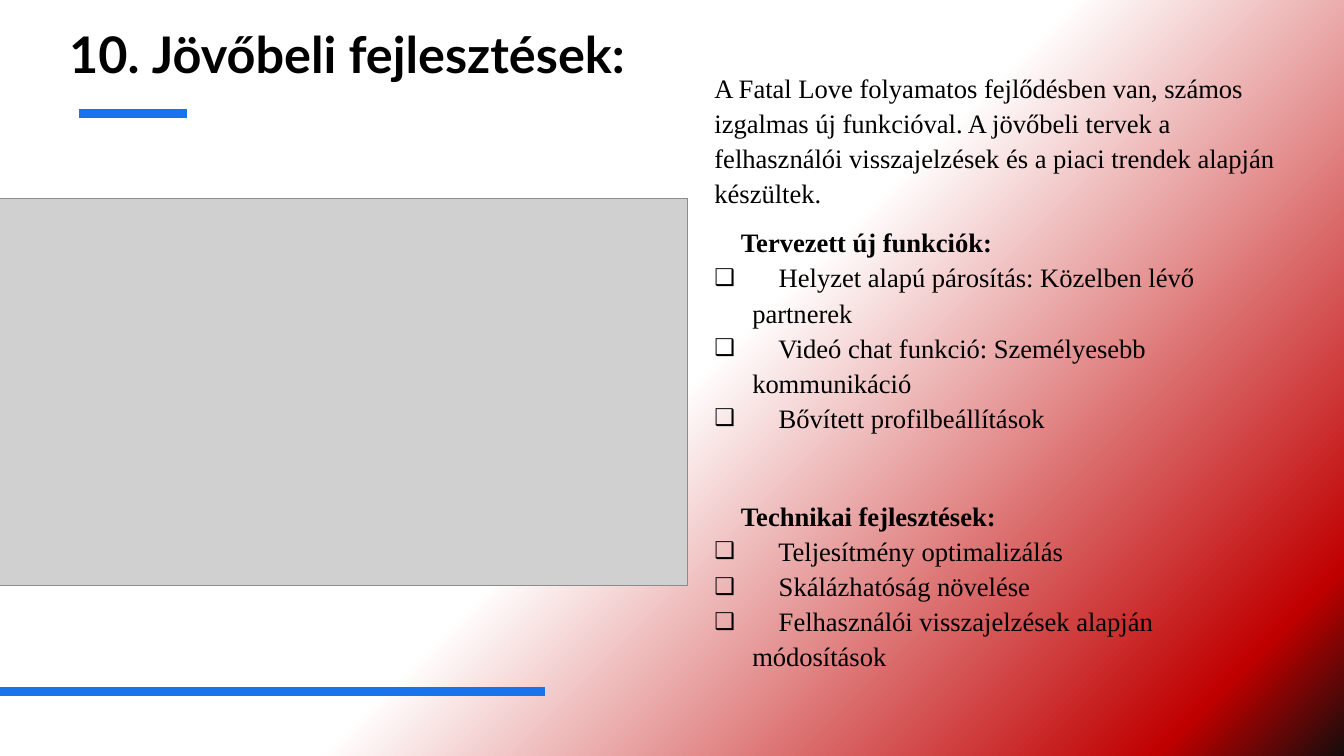
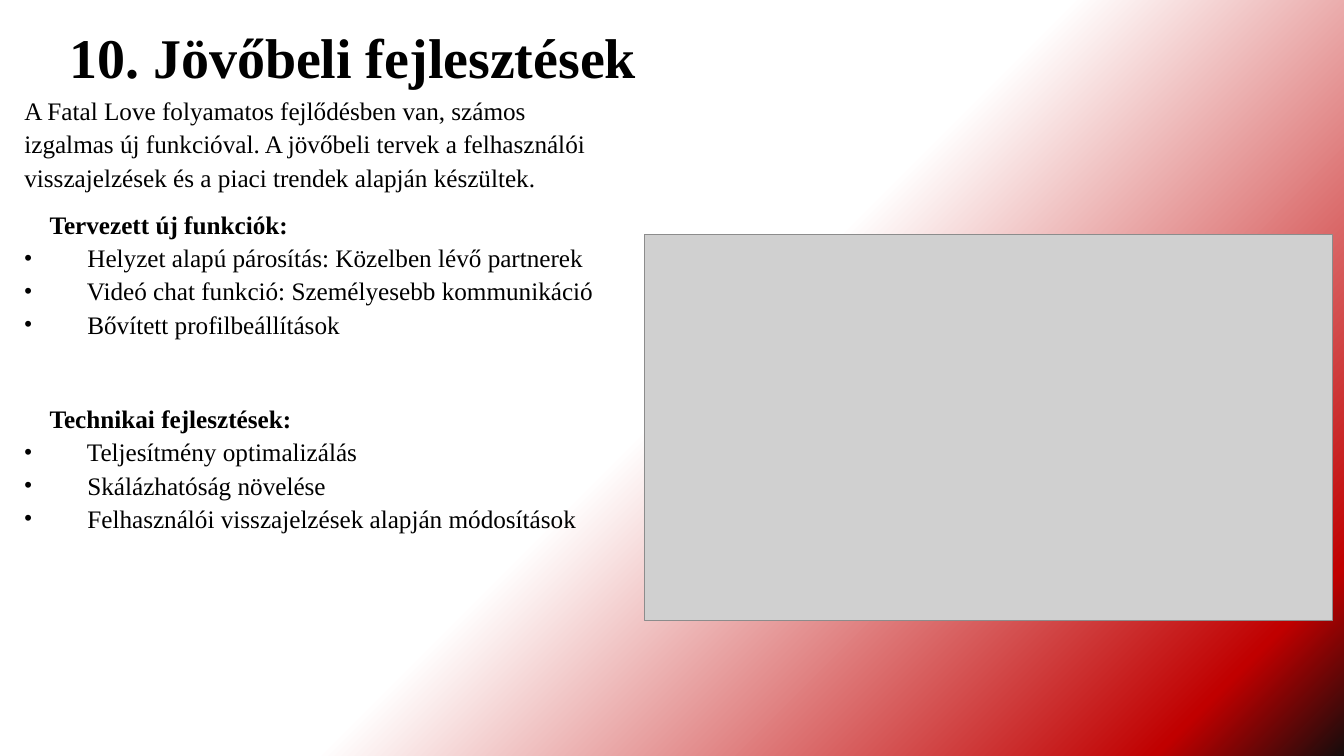
Before and after one commit to DerSandor/Tarskereso, a slide deck: slide 12 of FATAL LOVE.pptx. Drawn at 1344x756 pixels with LibreOffice and Linux fonts; fonts in the diff are those of the drawing; grey boxes stand for pictures. Boxes give left, top, right and bottom in pixels: in the first picture for what was removed or moved away, otherwise in the second. Text is boxed around its words. In the diff, an @@ line names an element or a change of style, - is before the commit and + after.

```diff
--- a/FATAL LOVE.pptx
+++ b/FATAL LOVE.pptx
@@ text "A Fatal Love folyamatos fejlődésben ..." moved from (x1=714, y1=79, x2=1275, y2=667) to (x1=24, y1=102, x2=593, y2=534) @@
@@ text "A Fatal Love folyamatos fejlődésben ..." at (x1=24, y1=102, x2=593, y2=534): size 19 to 18 pt; bullet ❑ to • @@
@@ title at (x1=69, y1=38, x2=636, y2=89): text changed; size 36 to 40 pt; font Lato to Times New Roman @@
-10. Jövőbeli fejlesztések:
+10. Jövőbeli fejlesztések
@@ line removed from (79, 114) to (187, 114) @@
@@ picture moved from (x1=0, y1=199, x2=688, y2=585) to (x1=644, y1=235, x2=1332, y2=621) @@
@@ line removed from (0, 692) to (545, 692) @@
```
Also in this commit, not shown: 13 other slides changed.
